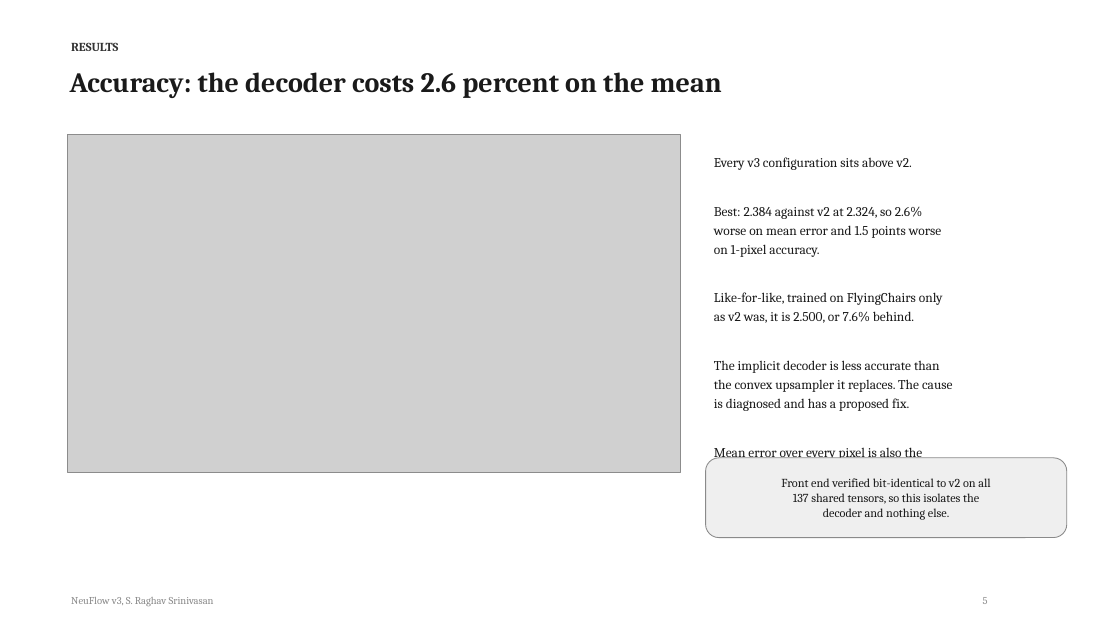
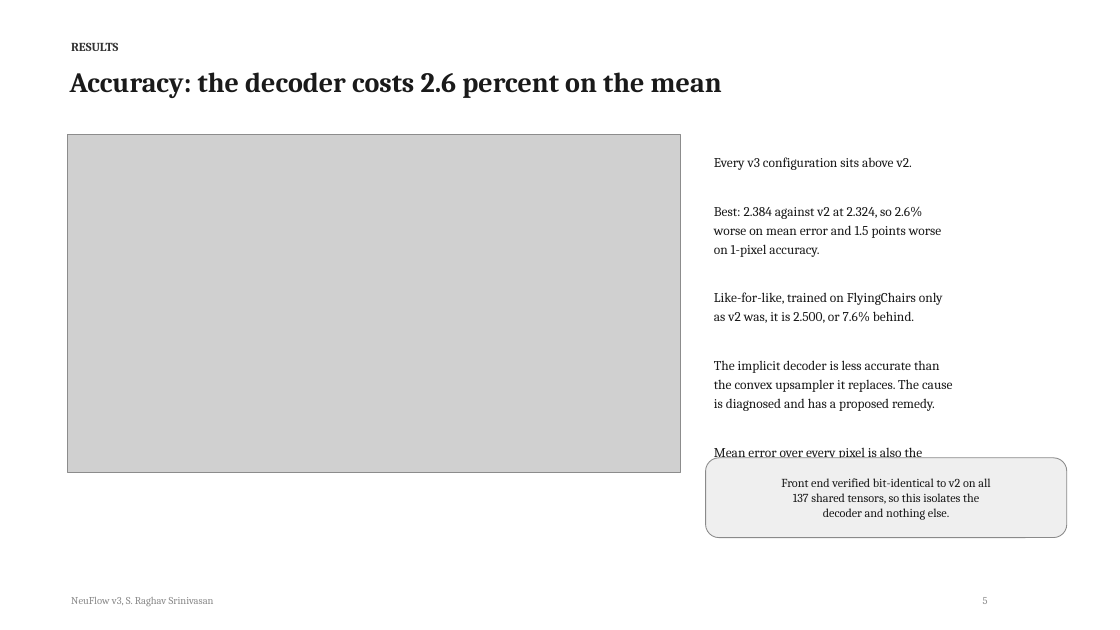
Before and after one commit to shrirag10/Neuflowv3, a slide deck: slide 5 of docs/NeuFlow_v3_status.pptx. Drawn at 1120x630 pixels with LibreOffice and Linux fonts; fonts in the diff are those of the drawing; grey boxes stand for pictures. Boxes give left, top, right and bottom in pixels: in the first picture for what was removed or moved away, otherwise in the second. Text is boxed around its words. In the diff, an @@ line names an element or a change of style, - is before the commit and + after.

```diff
--- a/docs/NeuFlow_v3_status.pptx
+++ b/docs/NeuFlow_v3_status.pptx
@@ text at (x1=714, y1=398, x2=935, y2=411): text changed @@
-is diagnosed and has a proposed fix.
+is diagnosed and has a proposed remedy.
```
Also in this commit, not shown: 10 other slides changed, 2 slides added, 1 slide removed, 11 other files.
